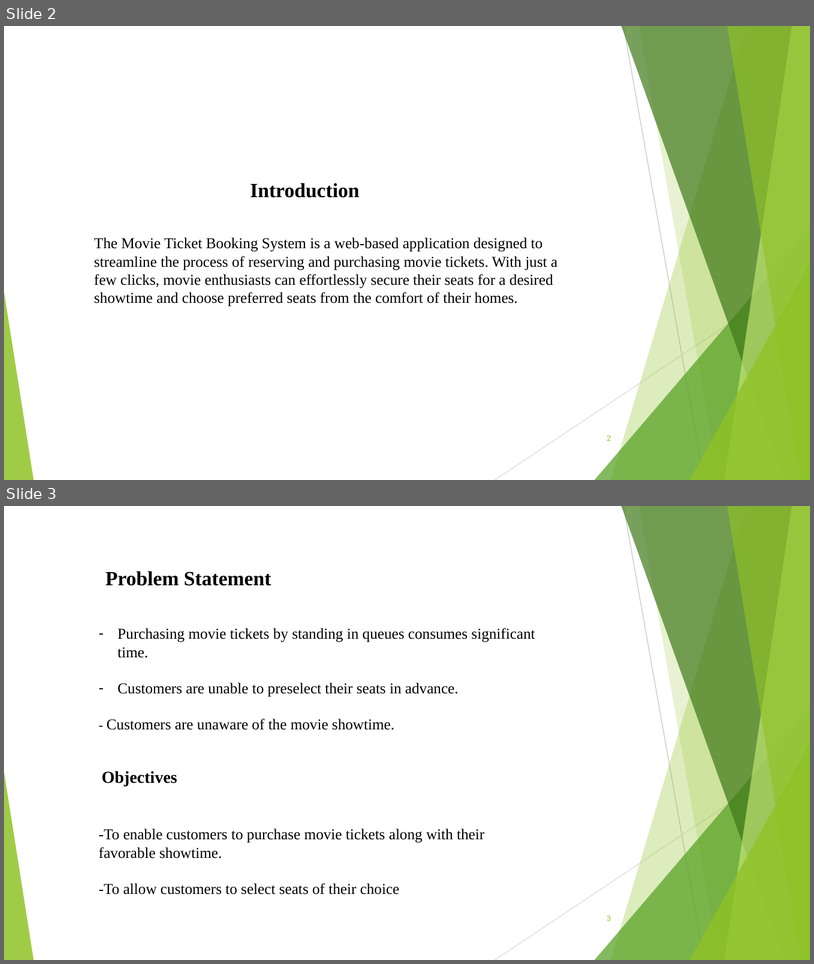
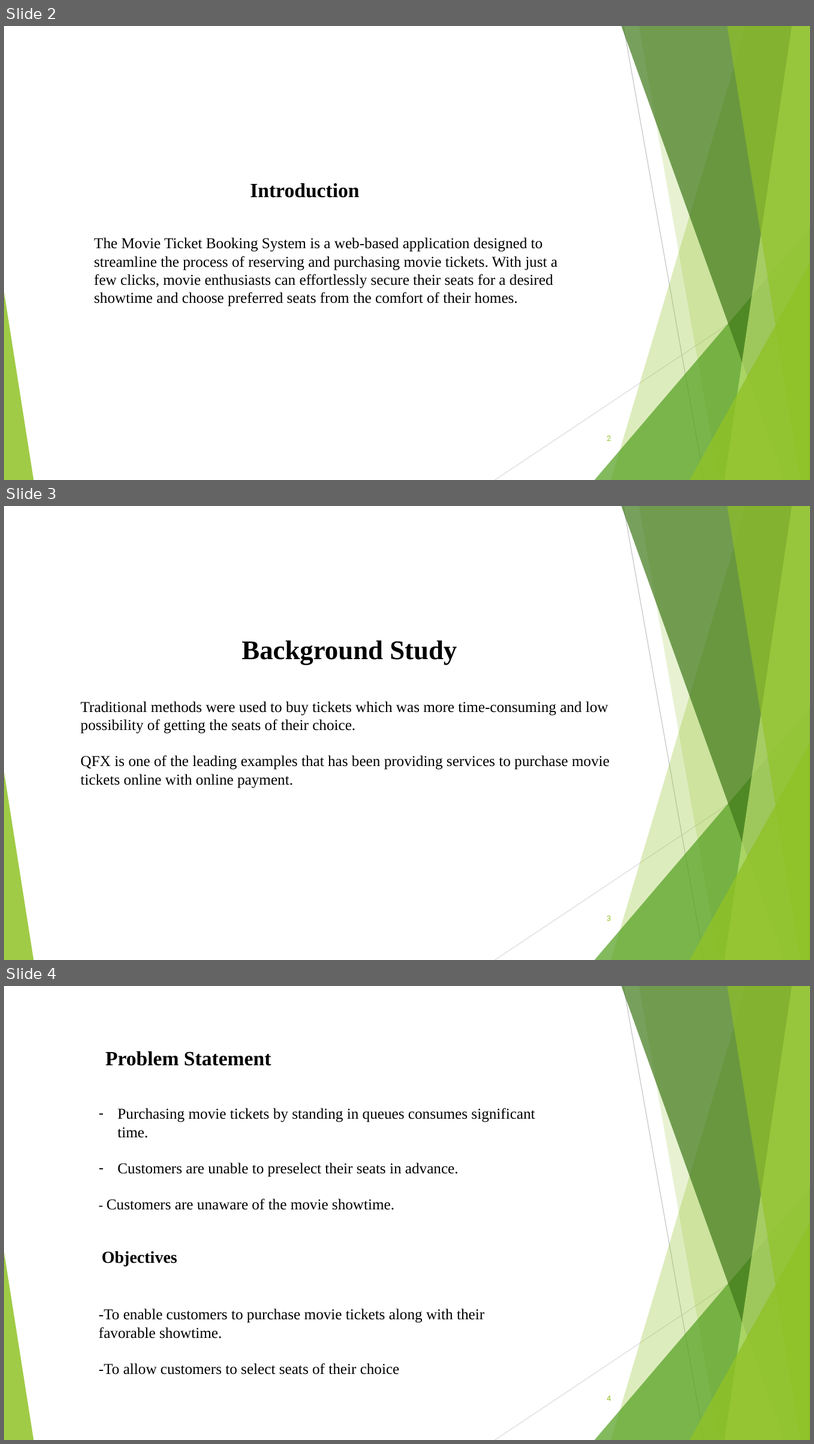
Before and after one commit to nepal4972/Movie_Ticket_Booking_SixthSemProject, a slide deck: documentation/MTB.pptx. Shown one above the other, each under a label of ours: slides 2 and 3 before the commit, slides 2, 3 and 4 after it. The pictures are 814x964 and 814x1444 pixels, drawn with LibreOffice and Linux fonts; fonts in the diff are those of the drawing. Boxes give left, top, right and bottom in pixels: in the first picture for what was removed or moved away, otherwise in the second. Text is boxed around its words. In the diff, an @@ line names an element or a change of style, - is before the commit and + after.

```diff
--- a/documentation/MTB.pptx
+++ b/documentation/MTB.pptx
@@ slide 3 added at [4,506,810,960], background #FFFFFF; not listed: 10 template elements that a slide beside it also shows @@
@@ text added at [81,640,610,788], 18 pt, text #000000 @@
+Background Study
+Traditional methods were used to buy tickets which was more time-consuming and low possibility of getting the seats of their choice.
+QFX is one of the leading examples that has been providing services to purchase movie tickets online with online payment.
@@ page number added at [607,915,611,921], 9 pt, text #90C226 @@
+3
@@ what was slide 3 is now slide 4 @@
@@ page number at [607,1395,611,1401]: text changed @@
-3
+4
```
Also in this commit, not shown: 7 slides changed, 5 other slides added, 5 slides removed, 5 other files.
